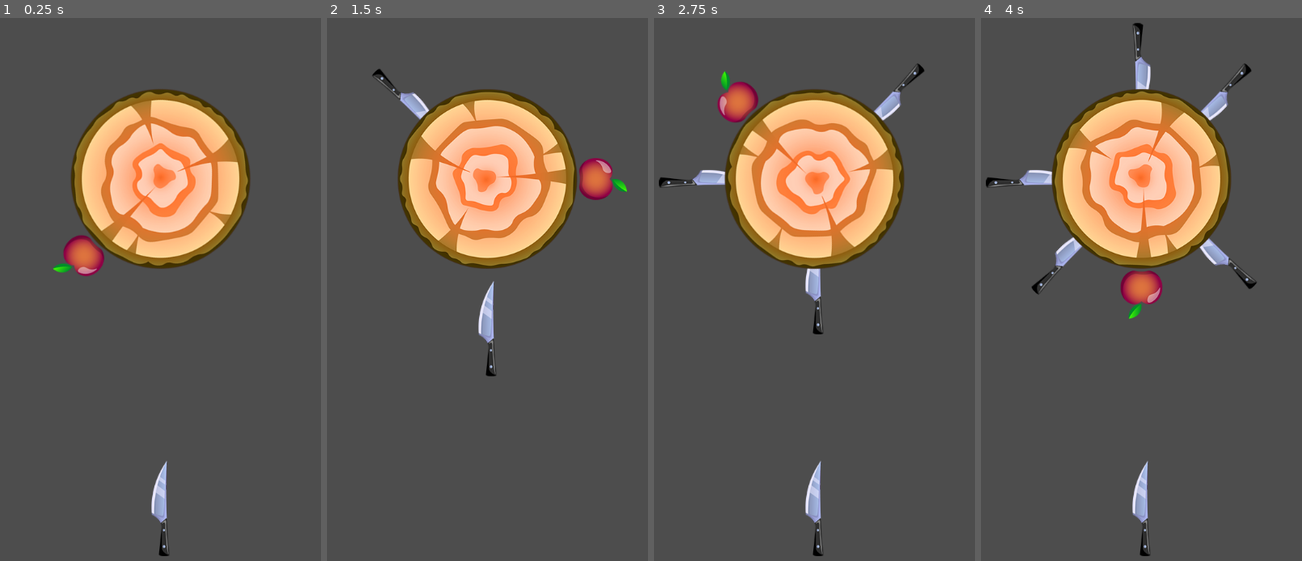
Above: before the commit, frames 1-4 (left to right).
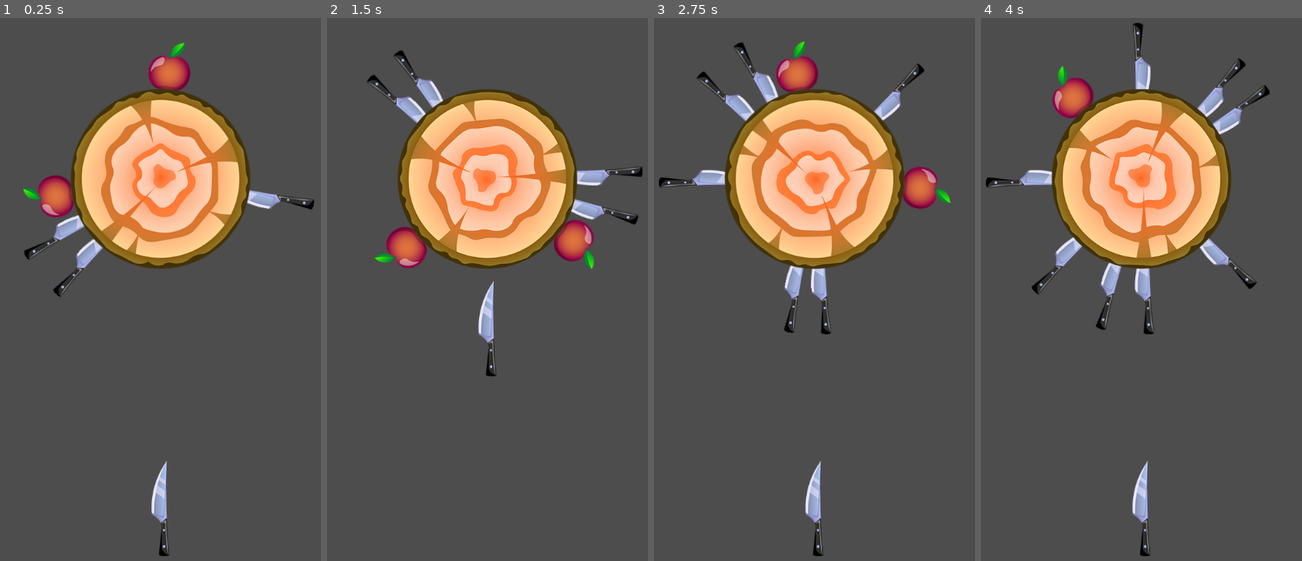
Above: after the commit, the same moments.

Repository: drxwat/godot4-mobile-game-course
Game: Godot game, scene res://scenes/game/game.tscn
The game is run twice, just before and just after one commit, with the same random seed, the same clock (stepped at 60 frames per second) and the same inputs. The project has no main scene, so this scene is started directly.
Inputs (mouse positions are in pixels of both pictures, inside the frame that each line leads up to):
- Up to frame 1 (0.25 s): no input
- Up to frame 2 (1.5 s): move the mouse to (583, 235) at 0.52 s; click (583, 235) at 0.67 s; move the mouse to (400, 300) at 1.27 s; click (400, 300) at 1.42 s
- Up to frame 3 (2.75 s): move the mouse to (856, 126) at 2.02 s; click (856, 126) at 2.17 s
- Up to frame 4 (4 s): move the mouse to (1119, 398) at 2.77 s; click (1119, 398) at 2.92 s; move the mouse to (1269, 365) at 3.52 s; click (1269, 365) at 3.67 s

The runs differ from the first frame. In frame 1, 3.2% of the frame differs, in the area x 7-98%, y 4-52%; in frame 2, 3.7%; in frame 3, 3.7%, in the area x 13-93%, y 4-59%; in frame 4, 2.9%.

Commit message:
3-6 knife & apple random generation

Diff:
--- /dev/null
+++ b/core/globals.gd
@@ -0,0 +1,7 @@
+extends Node
+
+var rng := RandomNumberGenerator.new()
+
+func _ready():
+	rng.randomize()
+	print_debug(rng.seed)
--- a/elements/targets/target/target.gd
+++ b/elements/targets/target/target.gd
@@ -1,11 +1,20 @@
 extends CharacterBody2D
 class_name Target
 
+const GENERATION_LIMIT := 10
 const KNIFE_POSITION = Vector2(0, 180)
+const APLLE_POSITION = Vector2(0, 176)
+const OBJECT_MARGIN := PI / 6
+
+var knife_scene : PackedScene = load("res://elements/knife/knife.tscn")
+var apple_scene : PackedScene = load("res://elements/apple/apple.tscn")
 
 var speed := PI
 
 @onready var items_container := $ItemsContainer
+
+func _ready():
+	add_default_items(3, 2)
 
 func _physics_process(delta: float):
 	rotation += speed * delta
@@ -15,3 +24,35 @@
 	pivot.rotation = object_rotation
 	pivot.add_child(object)
 	items_container.add_child(pivot)
+
+func add_default_items(knives: int, apples: int):
+	var occupied_rotations := []
+	for i in range(knives):
+		var pivot_rotation = get_free_random_ratation(occupied_rotations)
+		if pivot_rotation == null:
+			return
+		occupied_rotations.append(pivot_rotation)
+		var knife = knife_scene.instantiate()
+		knife.position = KNIFE_POSITION
+		add_object_with_pivot(knife, pivot_rotation)
+
+	for i in range(apples):
+		var pivot_rotation = get_free_random_ratation(occupied_rotations)
+		if pivot_rotation == null:
+			return
+		occupied_rotations.append(pivot_rotation)
+		var apple = apple_scene.instantiate()
+		apple.position = APLLE_POSITION
+		add_object_with_pivot(apple, pivot_rotation)
+
+func get_free_random_ratation(occupied_rotations: Array, generation_attempts = 0):
+	if generation_attempts >= GENERATION_LIMIT:
+		return null
+
+	var random_rotation = Globals.rng.randf_range(0, PI * 2)
+
+	for occupied in occupied_rotations:
+		if random_rotation <= occupied + OBJECT_MARGIN / 2.0 and random_rotation >= occupied - OBJECT_MARGIN / 2.0:
+			return get_free_random_ratation(occupied_rotations, generation_attempts + 1)
+
+	return random_rotation
--- a/elements/targets/target/target.tscn
+++ b/elements/targets/target/target.tscn
@@ -1,8 +1,7 @@
-[gd_scene load_steps=5 format=3 uid="uid://35e3j0jp4hvx"]
+[gd_scene load_steps=4 format=3 uid="uid://35e3j0jp4hvx"]
 
 [ext_resource type="Script" path="res://elements/targets/target/target.gd" id="1_0mnxt"]
 [ext_resource type="Texture2D" uid="uid://cy61tdinvfpay" path="res://assets/target1.png" id="1_xbxcm"]
-[ext_resource type="PackedScene" uid="uid://dgu0wqbja0404" path="res://elements/apple/apple.tscn" id="3_ixjqs"]
 
 [sub_resource type="CircleShape2D" id="CircleShape2D_wyagg"]
 radius = 120.0
@@ -20,6 +19,3 @@
 
 [node name="ItemsContainer" type="Node2D" parent="."]
 show_behind_parent = true
-
-[node name="Apple" parent="ItemsContainer" instance=ExtResource("3_ixjqs")]
-position = Vector2(0, 180)
--- a/project.godot
+++ b/project.godot
@@ -13,6 +13,10 @@
 config/name="godot4-mobile-game-course"
 config/features=PackedStringArray("4.0", "Mobile")
 config/icon="res://assets/target5.png"
+
+[autoload]
+
+Globals="*res://core/globals.gd"
 
 [display]
 
